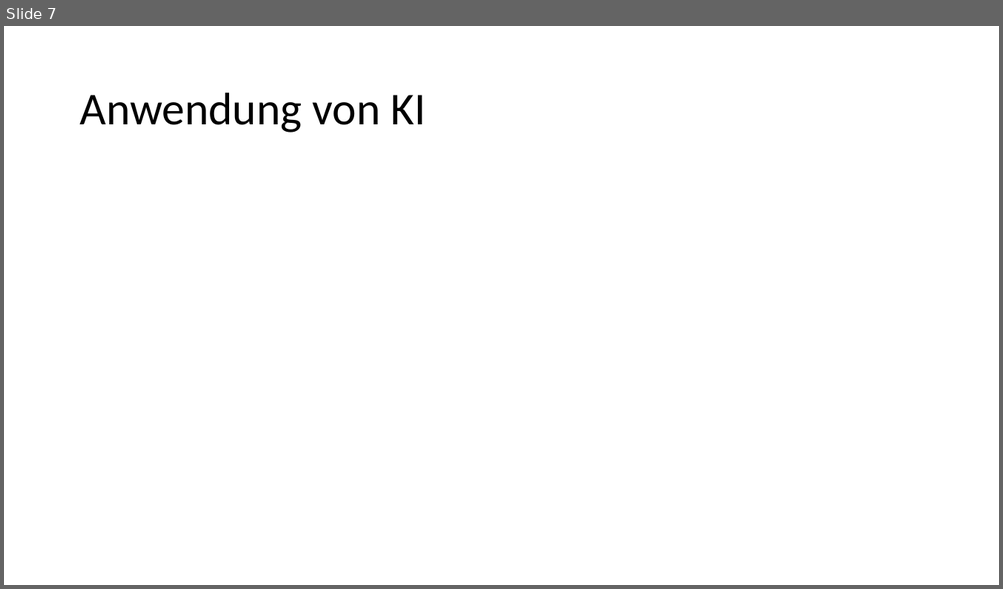
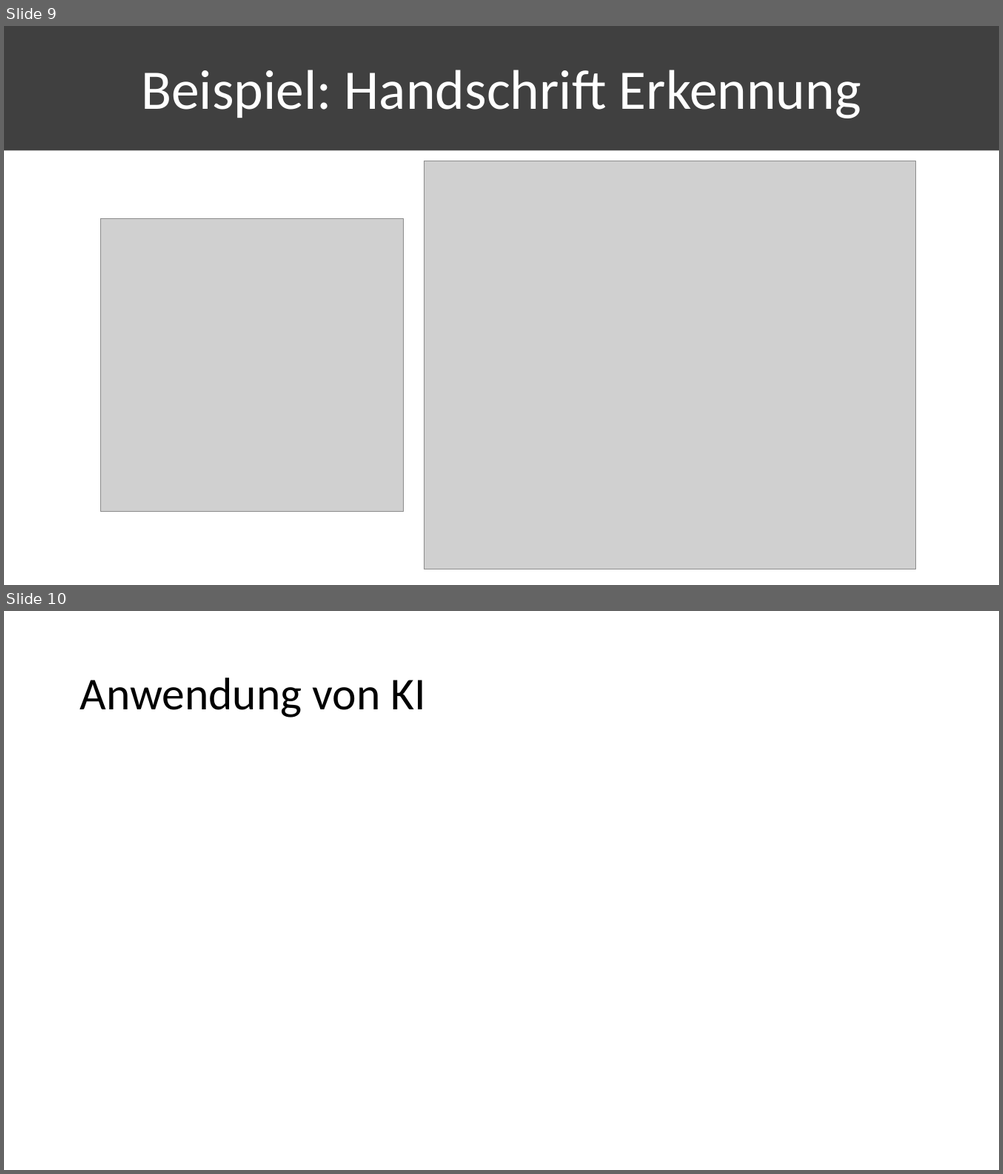
Before and after one commit to TomTom148/TomTom148.github.io, a slide deck: AI-Presentation.pptx. Shown one above the other, each under a label of ours: slide 7 before the commit, slides 9 and 10 after it. The pictures are 1003x589 and 1003x1174 pixels, drawn with LibreOffice and Linux fonts; fonts in the diff are those of the drawing; grey boxes stand for pictures. Boxes give left, top, right and bottom in pixels: in the first picture for what was removed or moved away, otherwise in the second. Text is boxed around its words. In the diff, an @@ line names an element or a change of style, - is before the commit and + after.

```diff
--- a/AI-Presentation.pptx
+++ b/AI-Presentation.pptx
@@ slide 9 added at (4,26,999,585), background #FFFFFF @@
@@ rectangle added at (4,26,999,224), fill #404040 @@
@@ title added at (141,70,861,118), 54 pt, text #FFFFFF @@
+Beispiel: Handschrift Erkennung
@@ rectangle added at (4,150,999,255), fill #FFFFFF @@
@@ picture added at (424,161,916,570) @@
@@ picture added at (101,219,403,511) @@
@@ what was slide 7 is now slide 10 @@
```
Also in this commit, not shown: 4 slides changed, 3 other slides added, 1 slide removed, 1 other file.
